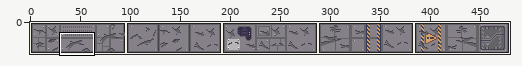
Pixel-art file, stored at art/modules/Floor_1x3.ase. Above: a wide view before the commit, with the close-up outlined.
Close-up. Before the commit:
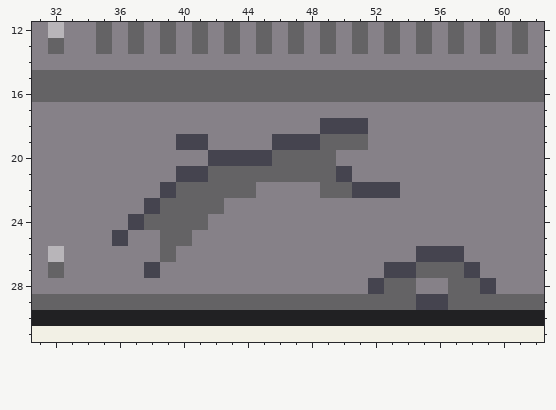
480x32 pixels, 1 frame. Shown: x 31..62, y 12..31. The commit also changed other parts of the picture, which this record leaves out.
After the commit:
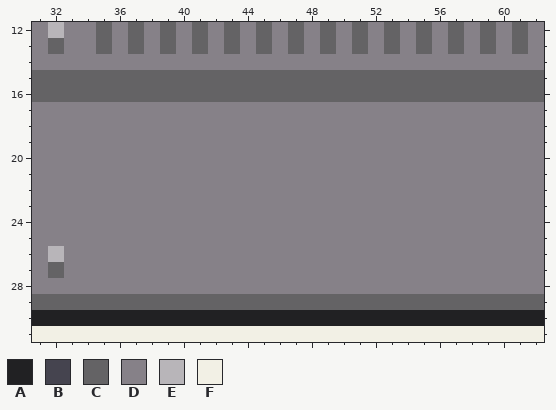
Palette (. is transparent): A #212123  B #45444f  C #646365  D #868188  E #b8b5b9  F #f2f0e5
Change:
layer "Layer 2" now hidden
y 18: x 49..51 BBB -> DDD
y 19: x 40..41 BB -> DD; x 46..51 BBBCCC -> DDDDDD
y 20: x 42..49 BBBBCCCC -> DDDDDDDD
y 21: x 40..50 BBCCCCCCCCB -> DDDDDDDDDDD
y 22: x 39..44 BCCCCC -> DDDDDD; x 49..53 CCBBB -> DDDDD
y 23: x 38..42 BCCCC -> DDDDD
y 24: x 37..41 BCCCC -> DDDDD
y 25: x 36 B -> D; x 39..40 CC -> DD
y 26: x 39 C -> D; x 55..57 BBB -> DDD
y 27: x 38 B -> D; x 53..58 BBCCCB -> DDDDDD
y 28: x 52..54 BCC -> DDD; x 57..59 CCB -> DDD
y 29: x 55..56 BB -> CC
